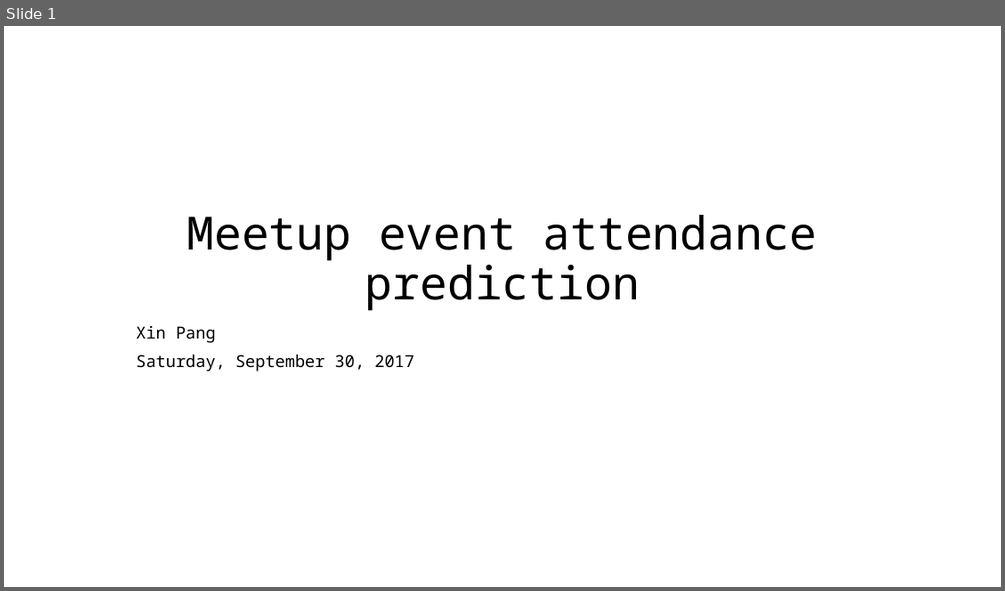
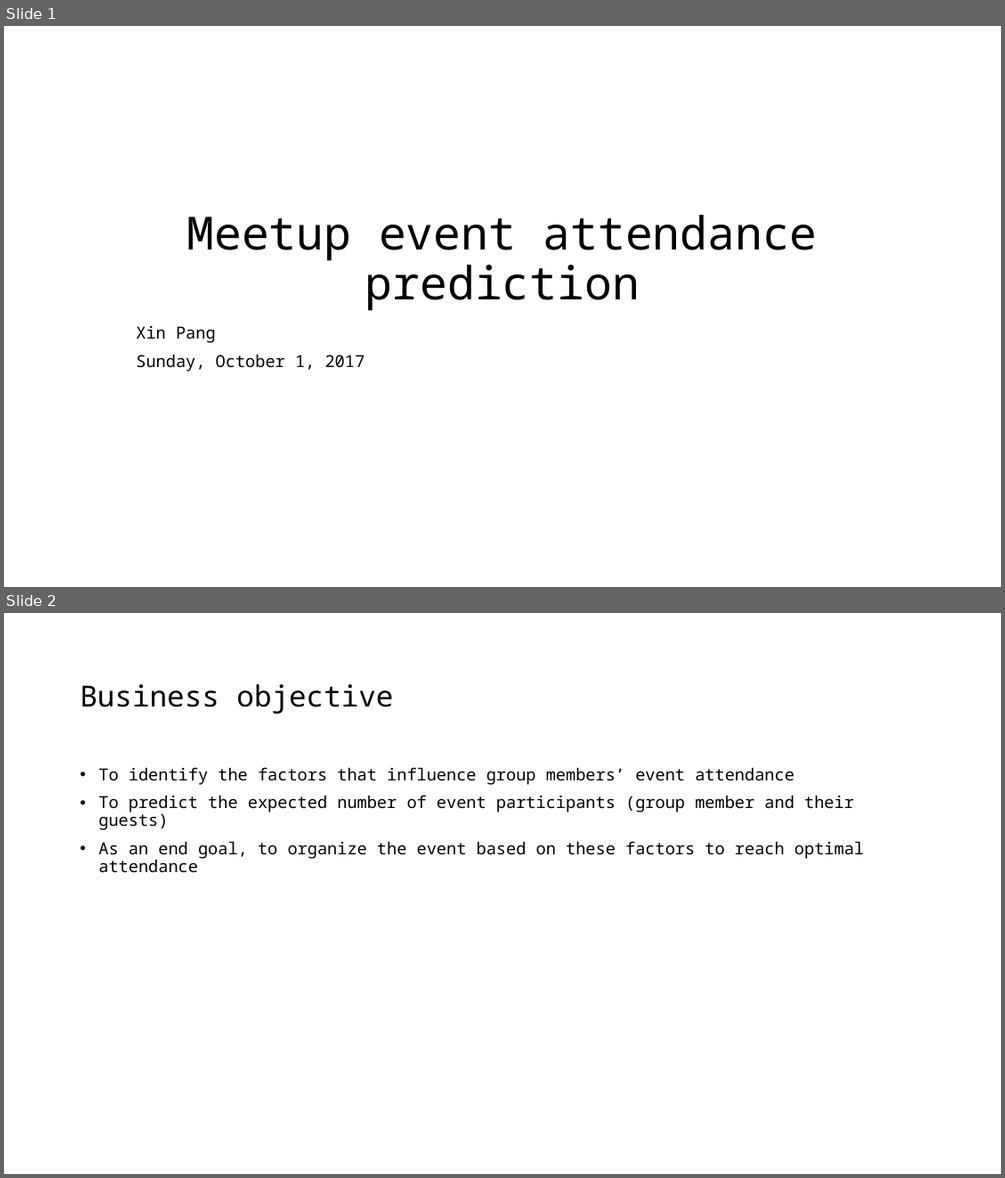
Before and after one commit to joyceXD/meetup-attendence-pred, a slide deck: presentation/meetup-attendance-prediction.pptx. Shown one above the other, each under a label of ours: slide 1 before the commit, slides 1 and 2 after it. The pictures are 1005x591 and 1005x1178 pixels, drawn with LibreOffice and Linux fonts; fonts in the diff are those of the drawing. Boxes give left, top, right and bottom in pixels: in the first picture for what was removed or moved away, otherwise in the second. Text is boxed around its words. In the diff, an @@ line names an element or a change of style, - is before the commit and + after.

```diff
--- a/presentation/meetup-attendance-prediction.pptx
+++ b/presentation/meetup-attendance-prediction.pptx
@@ slide 2 added at <box>4,613,1001,1174</box>, background #FFFFFF @@
@@ title added at <box>80,684,393,714</box>, 28 pt, text #000000 @@
+Business objective
@@ text added at <box>98,767,864,873</box>, 16 pt, text #000000 @@
+• To identify the factors that influence group members’ event attendance
+• To predict the expected number of event participants (group member and their guests)
+• As an end goal, to organize the event based on these factors to reach optimal attendance
@@ slide 1 changed as well @@
@@ subtitle at <box>136,354,365,371</box>: text changed @@
-Saturday, September 30, 2017
+Sunday, October 1, 2017
```
Also in this commit, not shown: 5 other slides added, 1 slide removed, 10 other files.
